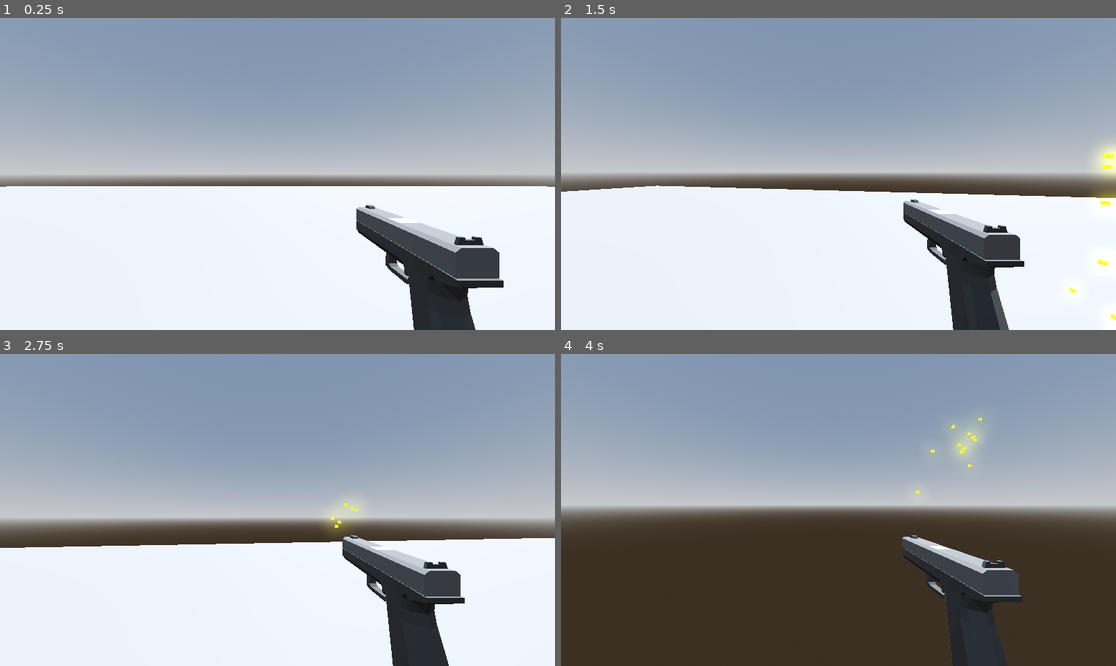
Above: before the commit, frames 1-4 (two rows, left to right).
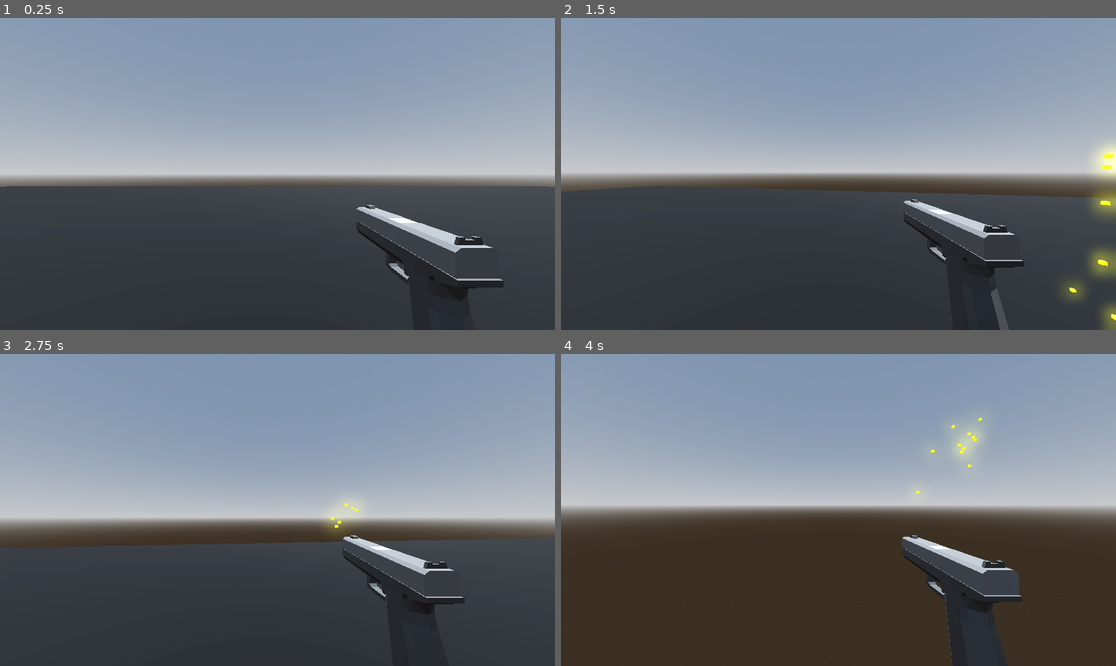
Above: after the commit, the same moments.

Repository: hackboyvenkat/gamejam_hack
Game: Godot game, scene res://node_3d.tscn
Two runs of this game, one before a commit and one after it. Both use one fixed random seed, a clock stepped at 60 frames per second and the inputs below. The project has no main scene, so this scene is started directly.
Inputs (mouse positions are in pixels of both pictures, inside the frame that each line leads up to):
- Up to frame 1 (0.25 s): no input
- Up to frame 2 (1.5 s): move the mouse to (866, 174) at 0.52 s; press the mouse at (866, 174) at 0.53 s; hold W (up) from 0.53 s (still down); tap Space (jump) at 0.77 s; move the mouse to (810, 174) at 1.27 s; release the mouse at (810, 174) at 1.28 s; tap Shift (sprint) at 1.35 s
- Up to frame 3 (2.75 s): keep holding W (up); tap Space (jump) at 1.52 s; move the mouse to (288, 503) at 2.02 s; press the mouse at (288, 503) at 2.03 s
- Up to frame 4 (4 s): keep holding W (up); move the mouse to (832, 516) at 2.77 s; release the mouse at (832, 516) at 2.78 s; tap Shift (sprint) at 2.85 s; tap Space (jump) at 3.02, 3.77 s; move the mouse to (877, 513) at 3.52 s; press the mouse at (877, 513) at 3.53 s

The runs differ from the first frame. In frame 1, 40% of the frame differs, in the area x 0-100%, y 53-100%; in frame 2, 40%; in frame 3, 35%; in frame 4, nothing differs.

Commit message:
Floor COlor

Diff:
--- a/node_3d.tscn
+++ b/node_3d.tscn
@@ -16,6 +16,9 @@
 tonemap_mode = 2
 glow_enabled = true
 
+[sub_resource type="StandardMaterial3D" id="StandardMaterial3D_x1nyb"]
+albedo_color = Color(0, 0, 0, 1)
+
 [sub_resource type="CapsuleMesh" id="CapsuleMesh_e50kd"]
 
 [sub_resource type="ConvexPolygonShape3D" id="ConvexPolygonShape3D_y8hwx"]
@@ -31,6 +34,7 @@
 environment = SubResource("Environment_act6n")
 
 [node name="Floor" type="CSGBox3D" parent="."]
+material_override = SubResource("StandardMaterial3D_x1nyb")
 use_collision = true
 size = Vector3(68.8164, 0.1, 53.2209)
 
Not shown: 1 places in node_3d.tscn that only renumber resources
